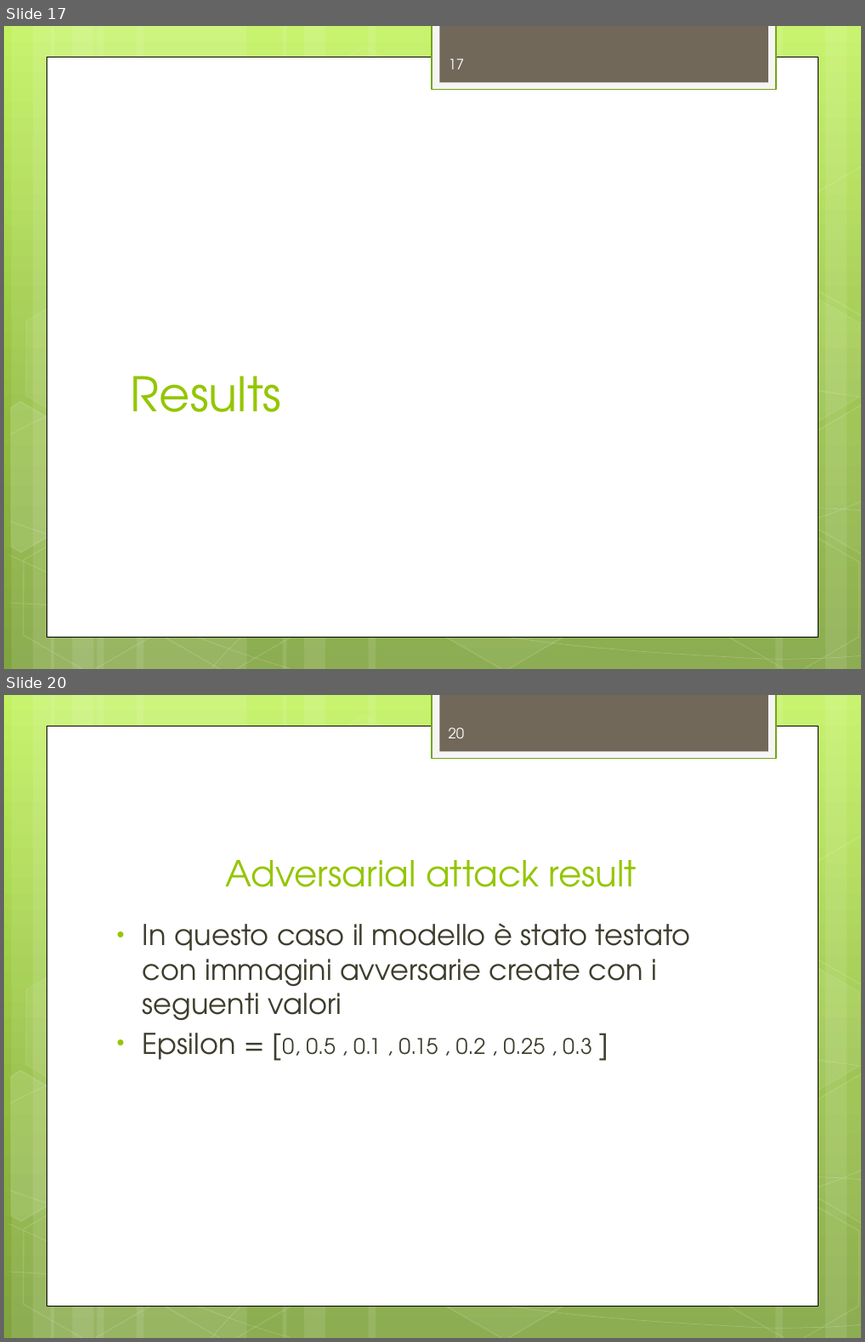
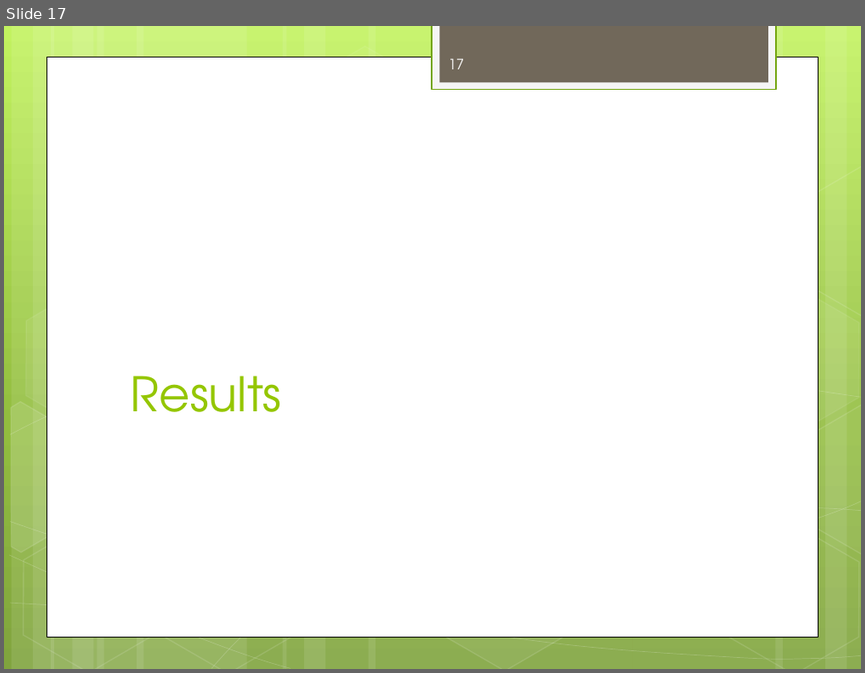
Before and after one commit to RaiMar96/AdversarialAttacksAndInterpretability-covid-chestxray-, a slide deck: docs/ProjectOverview.pptx. Shown one above the other, each under a label of ours: slides 17 and 20 before the commit, slide 17 after it; the slides between them are not shown. The pictures are 865x1342 and 865x673 pixels, drawn with LibreOffice and Linux fonts; fonts in the diff are those of the drawing. Boxes give left, top, right and bottom in pixels: in the first picture for what was removed or moved away, otherwise in the second. Text is boxed around its words. In the diff, an @@ line names an element or a change of style, - is before the commit and + after.

```diff
--- a/docs/ProjectOverview.pptx
+++ b/docs/ProjectOverview.pptx
@@ slide 20 removed at (x1=4, y1=695, x2=861, y2=1338), background gradient #C3F35F to #93BF3F to #81A53E; not listed: 31 template elements that a slide beside it also shows @@
@@ page number removed at (x1=449, y1=727, x2=465, y2=738) @@
-20
@@ title removed at (x1=225, y1=860, x2=636, y2=887) @@
-Adversarial attack result
@@ text removed at (x1=143, y1=923, x2=691, y2=1060) @@
-• In questo caso il modello è stato testato con immagini avversarie create con i seguenti valori
-• Epsilon = [0, 0.5 , 0.1 , 0.15 , 0.2 , 0.25 , 0.3 ]
```
Also in this commit, not shown: 11 slides changed, 2 slides added, 1 other file.
